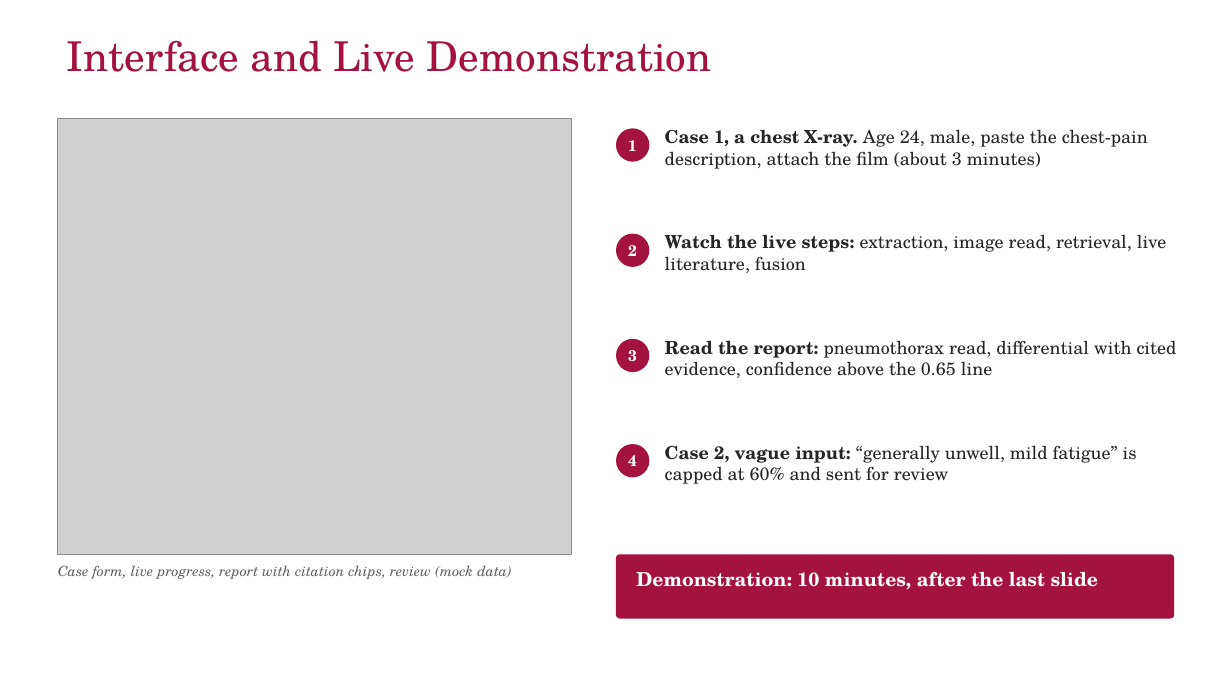
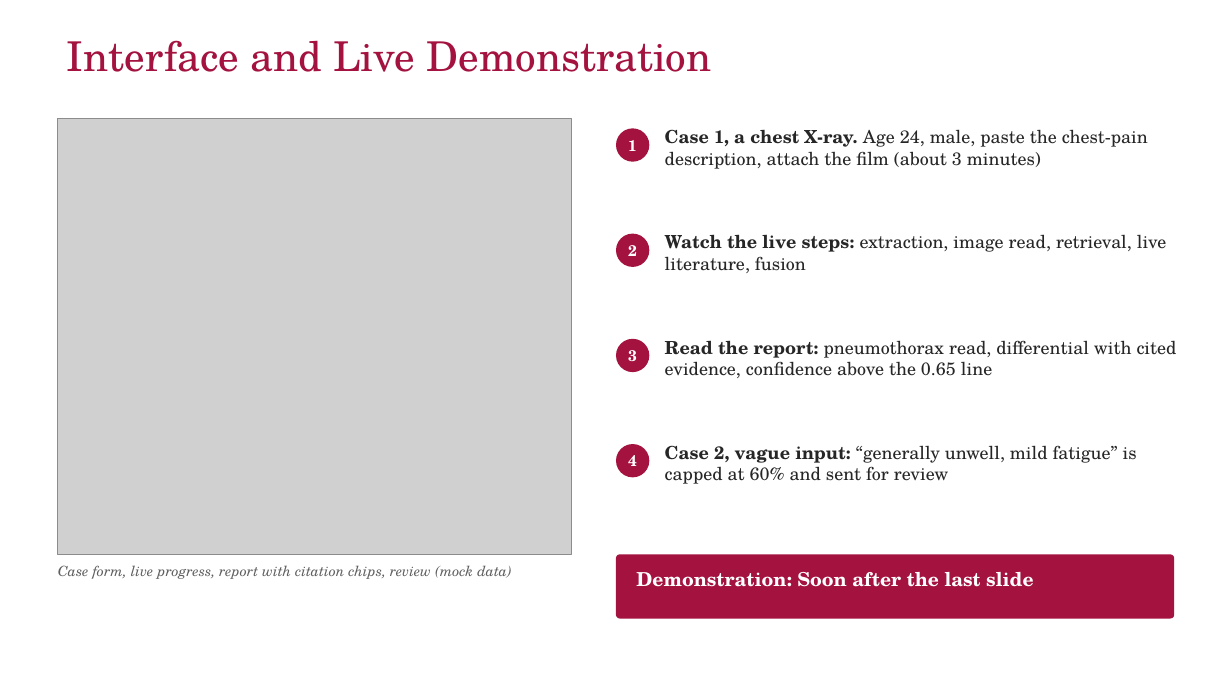
Before and after one commit to hari18305/medorcha, a slide deck: slide 25 of report/MedOrchestrate_Final_Review.pptx. Drawn at 1232x693 pixels with LibreOffice and Linux fonts; fonts in the diff are those of the drawing; grey boxes stand for pictures; background and template pictures are left out. Boxes give left, top, right and bottom in pixels: in the first picture for what was removed or moved away, otherwise in the second. Text is boxed around its words. In the diff, an @@ line names an element or a change of style, - is before the commit and + after.

```diff
--- a/report/MedOrchestrate_Final_Review.pptx
+++ b/report/MedOrchestrate_Final_Review.pptx
@@ text at (x1=636, y1=572, x2=1033, y2=587): text changed @@
-Demonstration: 10 minutes, after the last slide
+Demonstration: Soon after the last slide
```
Also in this commit, not shown: 2 other slides changed, 1 other file.
